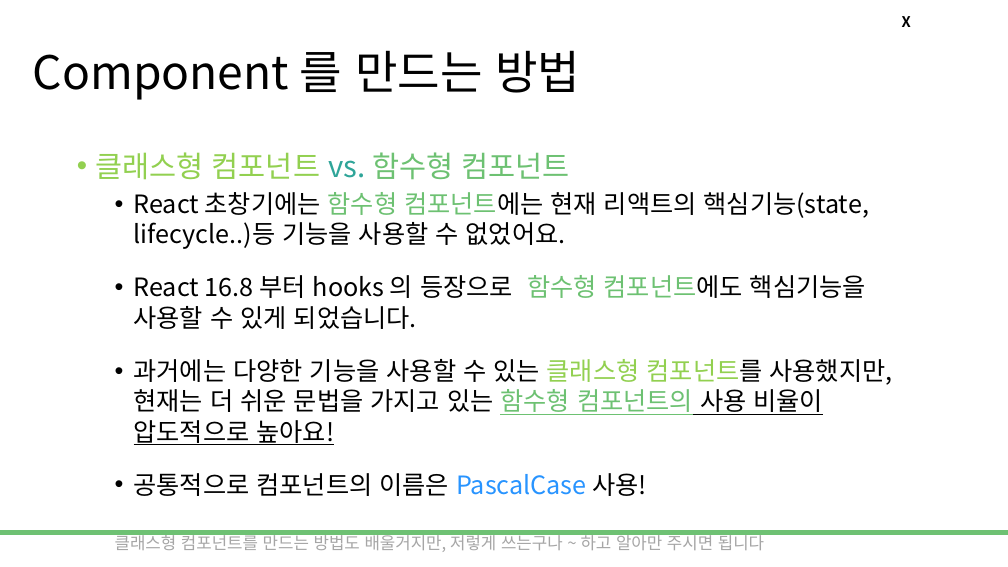
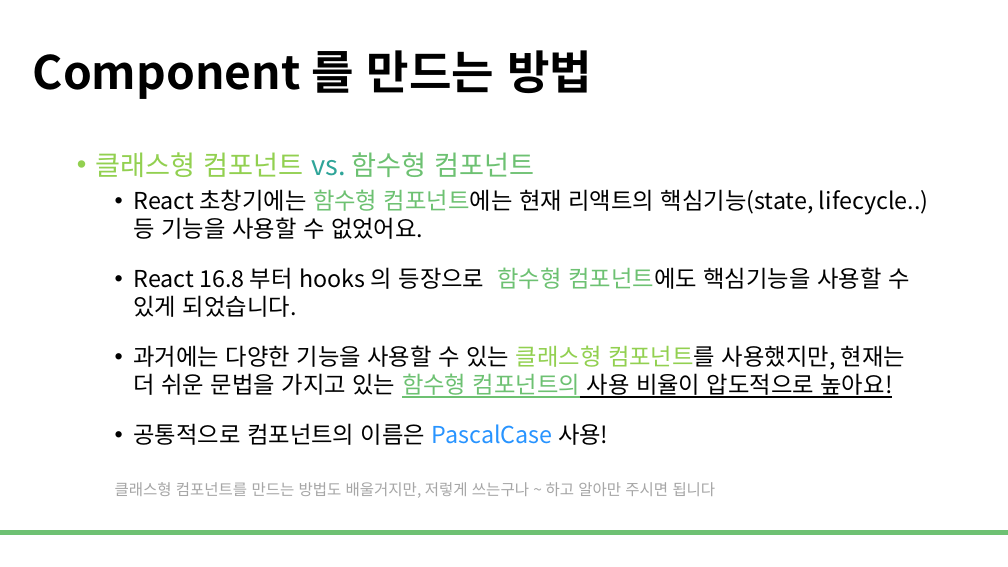
Before and after one commit to DevDamon0527/SeSAC_Yeongdeungpo_Campus_6th, a slide deck: slide 8 of material/[SeSAC_YDP_6] 23_React_Component_JSX.pptx. Drawn at 1008x567 pixels with LibreOffice and Linux fonts; fonts in the diff are those of the drawing; background and template pictures are left out. Boxes give left, top, right and bottom in pixels: in the first picture for what was removed or moved away, otherwise in the second. Text is boxed around its words. In the diff, an @@ line names an element or a change of style, - is before the commit and + after.

Commit message:
react 수업 준비 ppx (7/29)

```diff
--- a/material/[SeSAC_YDP_6] 23_React_Component_JSX.pptx
+++ b/material/[SeSAC_YDP_6] 23_React_Component_JSX.pptx
@@ title "Component 를 만드는 방법" at [33, 50, 592, 99]: bold on @@
@@ text removed at [902, 16, 911, 27] @@
-X
@@ text "클래스형 컴포넌트 vs. 함수형 컴포넌트" at [96, 152, 929, 498]: size 28 to 25.9 pt in "클래스형 컴포넌트 vs. 함수형 컴포넌트"; size 24 to 22.2 pt in "React 초창기에는 함수형 컴포넌트에는 현재 리액트의 핵심기능(state, ...", "React 16.8 부터 hooks 의 등장으로 함수형 ...", "과거에는 다양한 기능을 사용할 수 있는 클래스형 ...", "공통적으로 컴포넌트의 이름은 PascalCase 사용!"; size 16 to 14.8 pt in "클래스형 컴포넌트를 만드는 방법도 배울거지만, 저렇게 쓰는구나 ..." @@
```
Also in this commit, not shown: 19 other slides changed, 2 other files.
